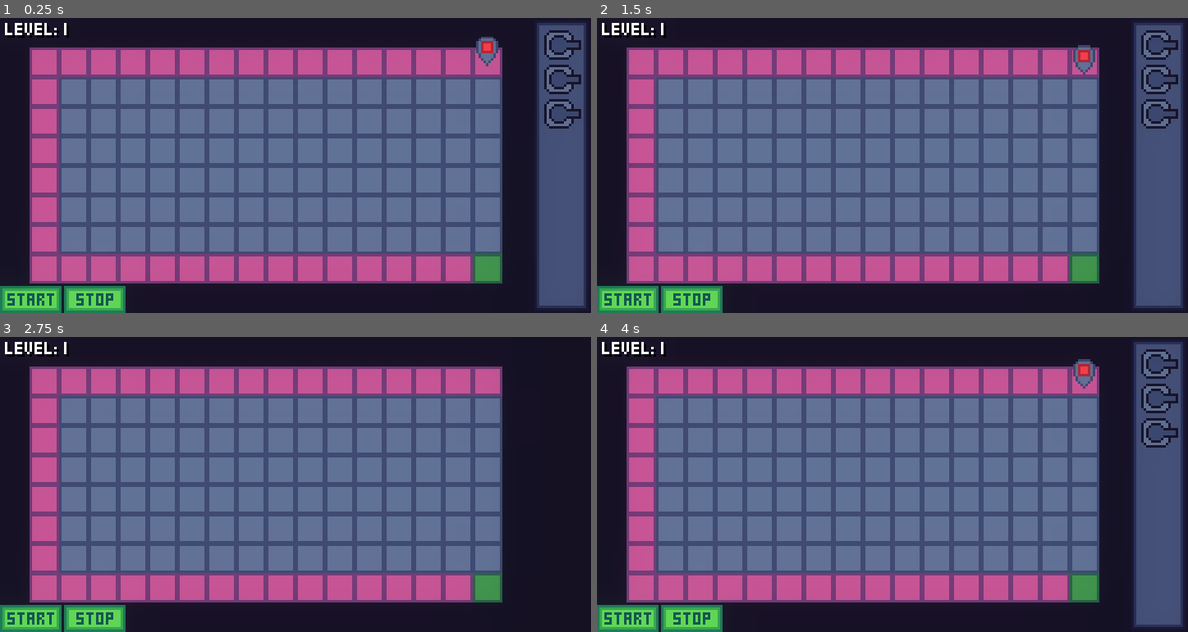
Above: before the commit, frames 1-4 (two rows, left to right).
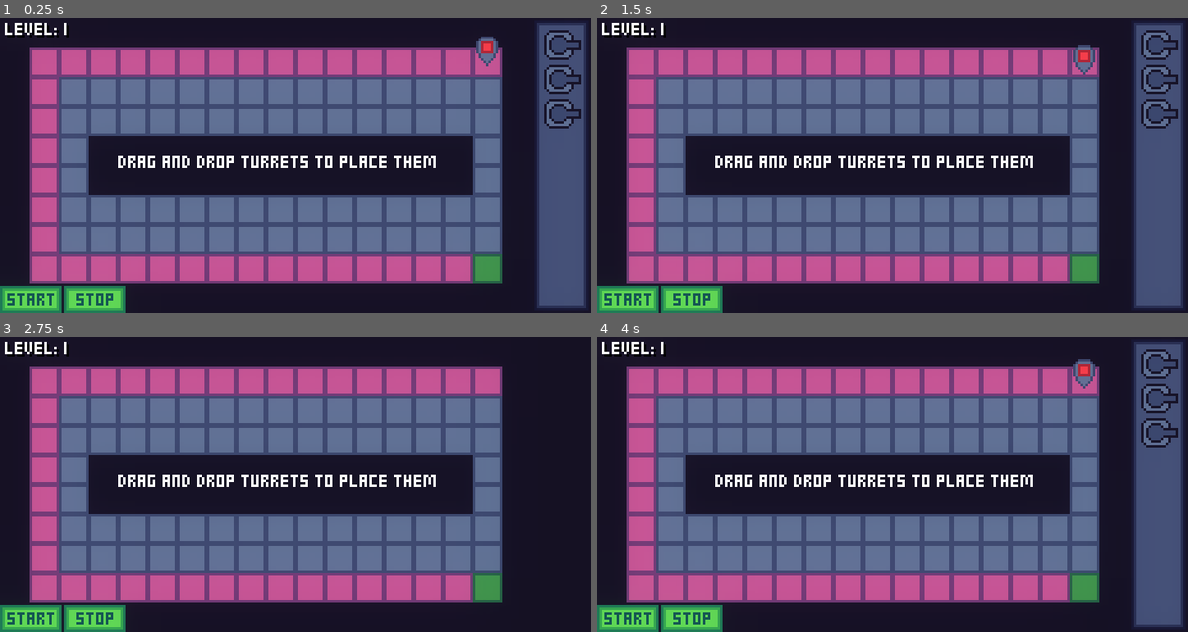
Above: after the commit, the same moments.

Repository: mariothedog/brackeys-game-jam
Game: Godot game, scene res://levels/level1.tscn
The game is run twice, just before and just after one commit, with the same random seed, the same clock (stepped at 60 frames per second) and the same inputs.
Inputs (mouse positions are in pixels of both pictures, inside the frame that each line leads up to):
- Up to frame 1 (0.25 s): no input
- Up to frame 2 (1.5 s): click (626, 298) at 0.5 s; click (691, 298) at 1.25 s
- Up to frame 3 (2.75 s): click (29, 617) at 2 s
- Up to frame 4 (4 s): click (691, 617) at 2.75 s; click (1158, 363) at 3.5 s

The runs differ from the first frame. In frame 1, 13% of the frame differs, in the area x 15-80%, y 40-60%; in frame 2, 13%; in frame 3, 13%; in frame 4, 13%.

Commit message:
Add tutorial text to level 1

Diff:
--- a/src/levels/level1.tscn
+++ b/src/levels/level1.tscn
@@ -9,6 +9,7 @@
 [ext_resource path="res://levels/tilemap.gd" type="Script" id=7]
 [ext_resource path="res://scripts/screen_shake.gd" type="Script" id=8]
 [ext_resource path="res://ui/hud/inventory/background.png" type="Texture" id=9]
+[ext_resource path="res://ui/fonts/wendy.ttf" type="DynamicFontData" id=10]
 
 [sub_resource type="Environment" id=1]
 background_mode = 4
@@ -21,6 +22,10 @@
 glow_hdr_threshold = 0.0
 adjustment_enabled = true
 adjustment_contrast = 1.06
+
+[sub_resource type="DynamicFont" id=2]
+size = 10
+font_data = ExtResource( 10 )
 
 [node name="Level1" type="Node2D"]
 script = ExtResource( 6 )
@@ -40,7 +45,7 @@
 cell_size = Vector2( 12, 12 )
 collision_mask = 0
 format = 1
-tile_data = PoolIntArray( -1, 1, 0, -65536, 1, 0, -65535, 1, …(1410 unchanged characters)…  0, 262145, 2, 0, 262146, 0, 0, 262147, 0, 0, 262148, 0, 0, 262149, 0, 0, 262150, 0, 0, 262151, 0, 0, 262152, 0, 0, 262153, 0, 0, 262154, 0, 0, 262155, 0, 0, 262156, 0, 0, 262157, 0, 0, 262158, 0, 0, 262159, 0, 0, 262160, 0, 0, 262161, 1, 0, 262162, 1, 0, 262163, 1, 0, 262164, 1, 0, 393215, 1, 0, 327680, 1, 0, 327681, 2, 0, 327682, 0, 0, 327683, 0, 0, 327684, 0, 0, 327685, 0, 0, 327686, 0, 0, 327687, 0, 0, 327688, 0, 0, 327689, 0, 0, 327690, 0, 0, 327691, 0, 0, 327692, 0, 0, 327693, 0, 0, 327694, 0, 0, 327695, 0, 0, 327696, 0, 0, 327697, 1, 0, 327698, …(1575 unchanged characters)…
+tile_data = PoolIntArray( -1, 1, 0, -65536, 1, 0, -65535, 1, …(1410 unchanged characters)…  0, 262145, 2, 0, 262146, 0, 0, 262147, 1, 0, 262148, 1, 0, 262149, 1, 0, 262150, 1, 0, 262151, 1, 0, 262152, 1, 0, 262153, 1, 0, 262154, 1, 0, 262155, 1, 0, 262156, 1, 0, 262157, 1, 0, 262158, 1, 0, 262159, 1, 0, 262160, 0, 0, 262161, 1, 0, 262162, 1, 0, 262163, 1, 0, 262164, 1, 0, 393215, 1, 0, 327680, 1, 0, 327681, 2, 0, 327682, 0, 0, 327683, 1, 0, 327684, 1, 0, 327685, 1, 0, 327686, 1, 0, 327687, 1, 0, 327688, 1, 0, 327689, 1, 0, 327690, 1, 0, 327691, 1, 0, 327692, 1, 0, 327693, 1, 0, 327694, 1, 0, 327695, 1, 0, 327696, 0, 0, 327697, 1, 0, 327698, …(1575 unchanged characters)…
 script = ExtResource( 7 )
 
 [node name="EnemySpawnIndicator" parent="." instance=ExtResource( 2 )]
@@ -87,6 +92,19 @@
 
 [node name="EnemySpawn" type="Timer" parent="."]
 one_shot = true
+
+[node name="Tutorial" type="CanvasLayer" parent="."]
+
+[node name="Label" type="Label" parent="Tutorial"]
+margin_left = 48.0
+margin_top = 54.0
+margin_right = 178.0
+margin_bottom = 68.0
+custom_fonts/font = SubResource( 2 )
+text = "Drag and drop turrets to place them"
+__meta__ = {
+"_edit_use_anchors_": false
+}
 [connection signal="hit" from="Base" to="." method="_on_Base_hit"]
 [connection signal="draggable_turret_button_down" from="Inventory" to="." method="_on_Inventory_draggable_turret_button_down"]
 [connection signal="draggable_turret_button_up" from="Inventory" to="." method="_on_Inventory_draggable_turret_button_up"]
Not shown: 1 places in src/levels/level1.tscn that only renumber resources
